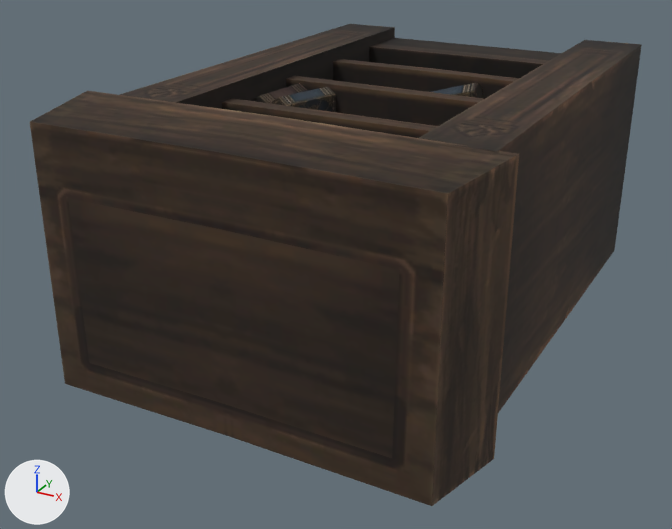
Before and after pictures for a commit that changed the OBJ model sceneobjs/tanxian_fuben_257/tanxian_fuben_257_shugui_02.obj.
One viewpoint serves both versions: a 50 mm camera at (149.0, -410.0, 122.0) aimed at (-10.0, -121.0, -22.0). The lights are fixed; the arrows at lower left show +X, +Y and +Z. Where no turn or scale is listed for an object, it has been applied to the vertices. Vertices at the same position are counted once.

Names of what the first picture shows: 'tanxian_fuben_257_shugui_02'.
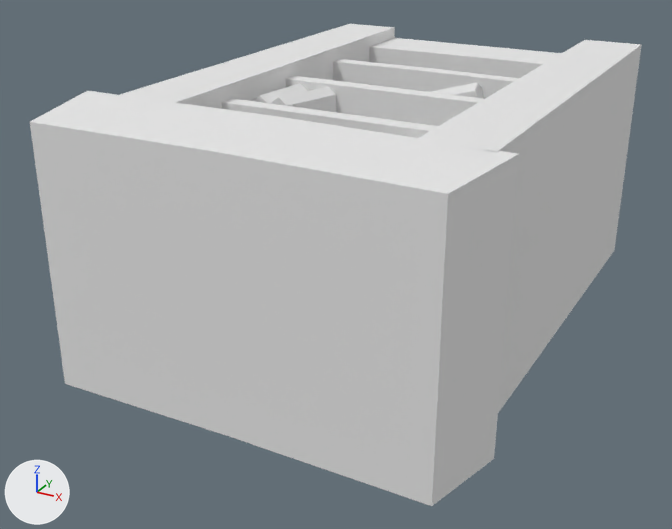
Boxes (x1, y1, x2, y2) around the edits, measured in the pictures (672 x 529 px):
part 1 of me_tanxian_fuben_257_shugui_02, recoloured: (68, 24, 642, 458) in both
part 2 of me_tanxian_fuben_257_shugui_02, recoloured (brown to grey): (30, 28, 519, 506) in both

What changed in the scene script:
```text
Add mat_material_2_1:
    mat_material_2_1 = principled_material('material_2')
    mat_material_2_1.base_color = (0.8, 0.8, 0.8)  # white #e7e7e7
    mat_material_2_1.roughness = 1.0
Add mat_material_1_1:
    mat_material_1_1 = principled_material('material_1')
    mat_material_1_1.base_color = (0.8, 0.8, 0.8)  # white #e7e7e7
    mat_material_1_1.roughness = 1.0
Change me_tanxian_fuben_257_shugui_02:
    where me_tanxian_fuben_257_shugui_02.from_pydata(...)  # 245 vertices, 258 faces; spans x -76.0..76.0, y -209.0..0.0, z -49.0..50.0
    used by ob_tanxian_fuben_257_shugui_02; location = (0.0, 0.0, 0.0)
    me_tanxian_fuben_257_shugui_02 part 1: all 186 faces that had it switch from mat_material_2 (picture img_tanxian_fuben_257_shugui_d1_png) to mat_material_2_1 (white #e7e7e7)
    me_tanxian_fuben_257_shugui_02 part 2: all 72 faces that had it switch from mat_material_1 (picture img_tanxian_fuben_257_shugui_d3_png) to mat_material_1_1 (white #e7e7e7)
```
